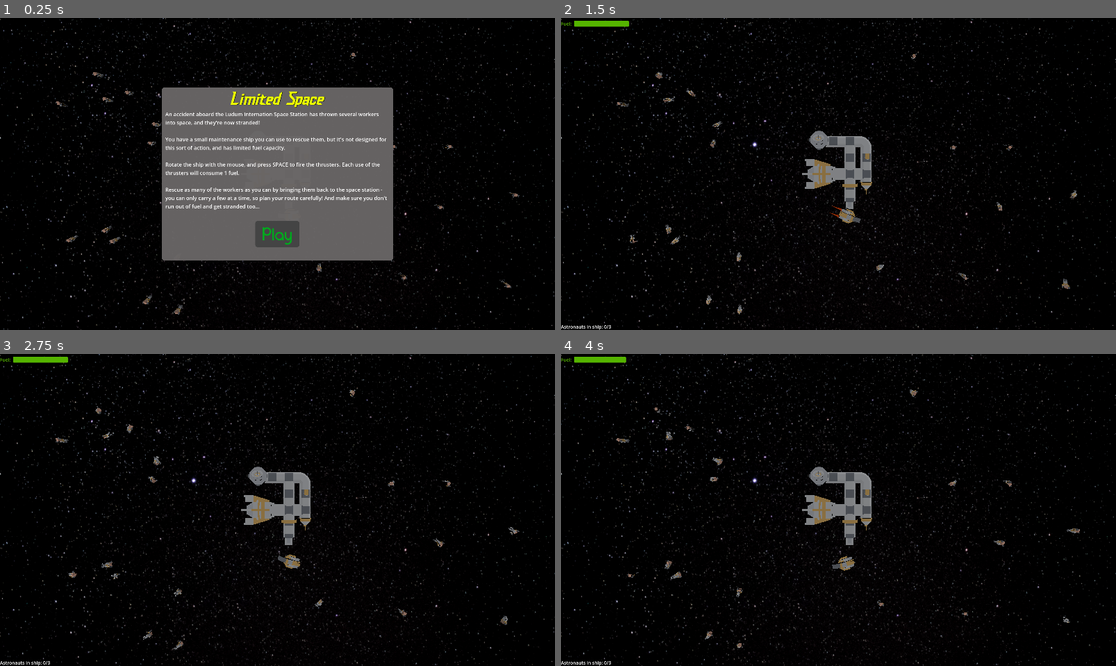
Above: before the commit, frames 1-4 (two rows, left to right).
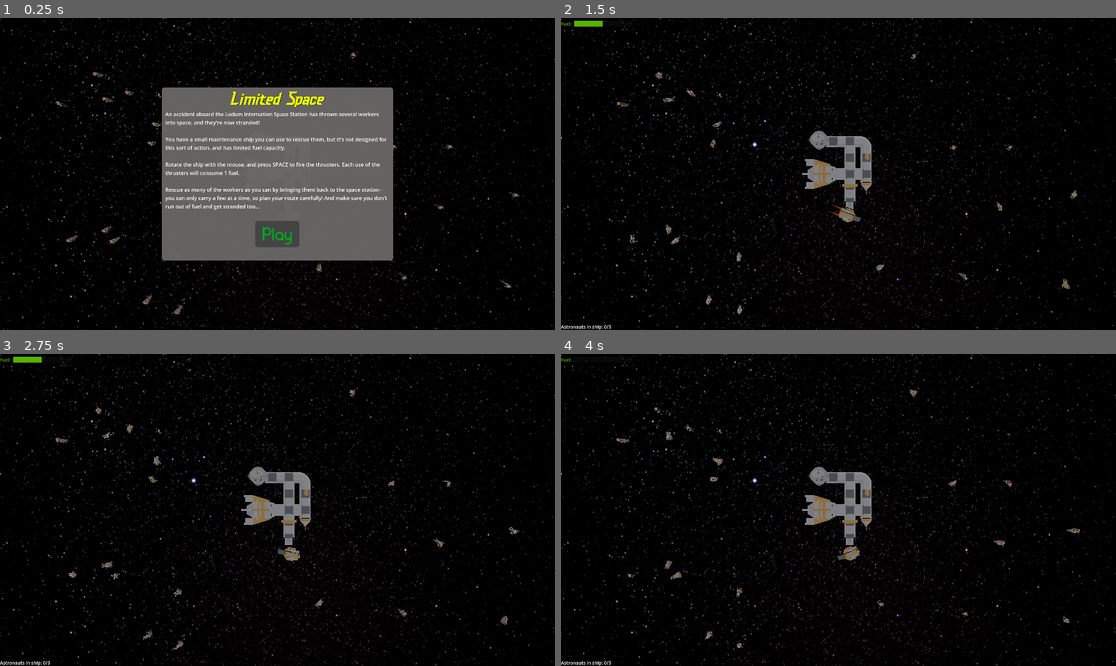
Above: after the commit, the same moments.

Repository: SiJiL82/limited-space
Game: Godot game, scene res://assets/Scenes/world.tscn
Two runs of this game, one before a commit and one after it. Both use one fixed random seed, a clock stepped at 60 frames per second and the inputs below.
Inputs (mouse positions are in pixels of both pictures, inside the frame that each line leads up to):
- Up to frame 1 (0.25 s): no input
- Up to frame 2 (1.5 s): click "Play" at 0.5 s; move the mouse to (960, 158) at 1.27 s; hold Space (thruster) from 1.28 s (still down)
- Up to frame 3 (2.75 s): move the mouse to (166, 525) at 2.02 s; release Space (thruster) at 2.03 s
- Up to frame 4 (4 s): move the mouse to (894, 441) at 2.77 s; hold Space (thruster) from 2.78 s (still down); move the mouse to (810, 572) at 3.52 s

The runs differ from the first frame. In frame 2, 0.2% of the frame differs, in the area x 7-55%, y 0-66%; in frame 3, 0.3%; in frame 4, 0.4%, in the area x 2-54%, y 0-70%.

Commit message:
Add losing mechanisms

Diff:
--- a/assets/Scenes/world.tscn
+++ b/assets/Scenes/world.tscn
@@ -9,12 +9,15 @@
 [ext_resource type="FontFile" uid="uid://bifu74iphowgq" path="res://assets/fonts/Dashhorizon-eZ5wg.otf" id="3_qi70f"]
 [ext_resource type="FontFile" uid="uid://by8pfvbuu5tgi" path="res://assets/fonts/Cartesian-0W5Oo.otf" id="4_ac5o1"]
 [ext_resource type="Script" path="res://scripts/Player.gd" id="4_wpgq8"]
+[ext_resource type="StyleBox" uid="uid://bfjhnulbioouc" path="res://assets/styles/infopanel.tres" id="5_48g4y"]
 [ext_resource type="PackedScene" uid="uid://cjo7e2pn2ld76" path="res://assets/meshes/craft_racer.glb" id="5_o38gu"]
 [ext_resource type="Script" path="res://scripts/PlayButton.gd" id="6_50lxo"]
 [ext_resource type="StyleBox" uid="uid://b7w0rwwnu4p5f" path="res://assets/styles/playbutton.tres" id="6_jl3e4"]
 [ext_resource type="Script" path="res://scripts/Engines.gd" id="6_qj61n"]
 [ext_resource type="Script" path="res://scripts/Fuel.gd" id="7_t456d"]
 [ext_resource type="PackedScene" uid="uid://b3htof6nno8ja" path="res://assets/meshes/space_station.glb" id="8_jqhqs"]
+[ext_resource type="Script" path="res://scripts/LosePanel.gd" id="11_ily60"]
+[ext_resource type="Script" path="res://scripts/PlayAgainButton.gd" id="12_4bssr"]
 [ext_resource type="Script" path="res://scripts/Storage.gd" id="15_cgb2n"]
 
 [sub_resource type="StyleBoxEmpty" id="StyleBoxEmpty_v2h0u"]
@@ -27,13 +30,6 @@
 corner_radius_bottom_left = 3
 
 [sub_resource type="LabelSettings" id="LabelSettings_bal5q"]
-
-[sub_resource type="StyleBoxFlat" id="StyleBoxFlat_b02f5"]
-bg_color = Color(0.411765, 0.4, 0.4, 0.960784)
-corner_radius_top_left = 10
-corner_radius_top_right = 10
-corner_radius_bottom_right = 10
-corner_radius_bottom_left = 10
 
 [sub_resource type="BoxShape3D" id="BoxShape3D_nx7s0"]
 
@@ -115,7 +111,7 @@
 offset_bottom = 20.0
 grow_horizontal = 2
 grow_vertical = 2
-theme_override_styles/panel = SubResource("StyleBoxFlat_b02f5")
+theme_override_styles/panel = ExtResource("5_48g4y")
 script = ExtResource("3_g5aw0")
 
 [node name="MarginContainer" type="MarginContainer" parent="UI/StartPanel"]
@@ -160,12 +156,12 @@
 layout_mode = 2
 size_flags_vertical = 3
 
-[node name="Button" type="Button" parent="UI/StartPanel/MarginContainer/VBoxContainer/VBoxContainer"]
+[node name="PlayButton" type="Button" parent="UI/StartPanel/MarginContainer/VBoxContainer/VBoxContainer"]
 layout_mode = 2
 size_flags_horizontal = 4
 size_flags_vertical = 6
 theme_override_colors/font_color = Color(0, 0.658824, 0.117647, 1)
-theme_override_colors/font_pressed_color = Color(0, 0.403673, 0.0559363, 1)
+theme_override_colors/font_pressed_color = Color(0, 0.403922, 0.054902, 1)
 theme_override_colors/font_hover_color = Color(0, 0.964706, 0.192157, 1)
 theme_override_fonts/font = ExtResource("4_ac5o1")
 theme_override_font_sizes/font_size = 64
@@ -177,6 +173,79 @@
 text = "Play"
 script = ExtResource("6_50lxo")
 
+[node name="LosePanel" type="Panel" parent="UI"]
+visible = false
+custom_minimum_size = Vector2(800, 600)
+anchors_preset = 8
+anchor_left = 0.5
+anchor_top = 0.5
+anchor_right = 0.5
+anchor_bottom = 0.5
+offset_left = -20.0
+offset_top = -20.0
+offset_right = 20.0
+offset_bottom = 20.0
+grow_horizontal = 2
+grow_vertical = 2
+theme_override_styles/panel = ExtResource("5_48g4y")
+script = ExtResource("11_ily60")
+
+[node name="MarginContainer" type="MarginContainer" parent="UI/LosePanel"]
+layout_mode = 1
+anchors_preset = 15
+anchor_right = 1.0
+anchor_bottom = 1.0
+grow_horizontal = 2
+grow_vertical = 2
+theme_override_constants/margin_left = 12
+theme_override_constants/margin_top = 12
+theme_override_constants/margin_right = 12
+theme_override_constants/margin_bottom = 12
+
+[node name="VBoxContainer" type="VBoxContainer" parent="UI/LosePanel/MarginContainer"]
+layout_mode = 2
+
+[node name="GameOverLabel" type="Label" parent="UI/LosePanel/MarginContainer/VBoxContainer"]
+layout_mode = 2
+theme_override_colors/font_color = Color(0.945098, 1, 0, 1)
+theme_override_colors/font_shadow_color = Color(0, 0, 0, 1)
+theme_override_fonts/font = ExtResource("3_qi70f")
+theme_override_font_sizes/font_size = 64
+text = "Game Over"
+horizontal_alignment = 1
+
+[node name="GameOverDescription" type="Label" parent="UI/LosePanel/MarginContainer/VBoxContainer"]
+layout_mode = 2
+size_flags_vertical = 6
+theme_override_font_sizes/font_size = 18
+text = "You ran out of fuel, and are stranded just like the workers you were trying to rescue.
+
+You hold onto the hope that someone will be able to come and rescue you before your oxygen runs out.
+
+Your colleagues won't be so lucky."
+autowrap_mode = 2
+
+[node name="VBoxContainer" type="VBoxContainer" parent="UI/LosePanel/MarginContainer/VBoxContainer"]
+layout_mode = 2
+size_flags_vertical = 3
+
+[node name="PlayAgainButton" type="Button" parent="UI/LosePanel/MarginContainer/VBoxContainer/VBoxContainer"]
+layout_mode = 2
+size_flags_horizontal = 4
+size_flags_vertical = 6
+theme_override_colors/font_color = Color(0, 0.658824, 0.117647, 1)
+theme_override_colors/font_pressed_color = Color(0, 0.403922, 0.054902, 1)
+theme_override_colors/font_hover_color = Color(0, 0.964706, 0.192157, 1)
+theme_override_fonts/font = ExtResource("4_ac5o1")
+theme_override_font_sizes/font_size = 64
+theme_override_styles/normal = ExtResource("6_jl3e4")
+theme_override_styles/hover = ExtResource("6_jl3e4")
+theme_override_styles/pressed = ExtResource("6_jl3e4")
+theme_override_styles/disabled = ExtResource("6_jl3e4")
+theme_override_styles/focus = ExtResource("6_jl3e4")
+text = "Play again"
+script = ExtResource("12_4bssr")
+
 [node name="Space" type="Sprite3D" parent="."]
 transform = Transform3D(10, 0, 0, 0, -4.37114e-07, 10, 0, -10, -4.37114e-07, -1.173, -5, -3.923)
 texture = ExtResource("3_gxbaj")
@@ -193,6 +262,7 @@
 gravity_scale = 0.0
 script = ExtResource("4_wpgq8")
 camera = NodePath("../Camera3D")
+thrust = 1
 rotate_speed = 0.08
 
 [node name="craft_racer" parent="Player" instance=ExtResource("5_o38gu")]
@@ -220,6 +290,7 @@
 
 [node name="Fuel" type="Node3D" parent="Player"]
 script = ExtResource("7_t456d")
+starting_fuel = 2
 
 [node name="Area3D" type="Area3D" parent="Player"]
 
--- /dev/null
+++ b/assets/styles/infopanel.tres
@@ -0,0 +1,8 @@
+[gd_resource type="StyleBoxFlat" format=3 uid="uid://bfjhnulbioouc"]
+
+[resource]
+bg_color = Color(0.411765, 0.4, 0.4, 0.960784)
+corner_radius_top_left = 10
+corner_radius_top_right = 10
+corner_radius_bottom_right = 10
+corner_radius_bottom_left = 10
--- /dev/null
+++ b/scripts/LosePanel.gd
@@ -0,0 +1,7 @@
+extends Panel
+
+
+# Called when the node enters the scene tree for the first time.
+func _ready():
+	Messenger.PLAYER_LOSTGAME.connect(func(): visible = true)
+	Messenger.LOSEPANEL_RESETGAME.connect(func(): visible = false)
--- a/scripts/Messenger.gd
+++ b/scripts/Messenger.gd
@@ -8,3 +8,4 @@
 signal ASTRONAUT_COLLIDED(_value)
 signal STORAGE_VALUECHANGED(_value)
 signal PLAYER_LOSTGAME()
+signal LOSEPANEL_RESETGAME()
--- /dev/null
+++ b/scripts/PlayAgainButton.gd
@@ -0,0 +1,4 @@
+extends Button
+
+func _pressed():
+	Messenger.LOSEPANEL_RESETGAME.emit()
--- a/scripts/PlayButton.gd
+++ b/scripts/PlayButton.gd
@@ -1,5 +1,4 @@
 extends Button
 
-# Called when the node enters the scene tree for the first time.
 func _pressed():
 	Messenger.STARTPANEL_STARTGAME.emit()
--- a/scripts/World.gd
+++ b/scripts/World.gd
@@ -9,8 +9,8 @@
 
 # Called when the node enters the scene tree for the first time.
 func _ready():
-	spawn_astronauts(num_astronauts)
-	position_player()
+	Messenger.LOSEPANEL_RESETGAME.connect(init_game)
+	init_game()
 
 func spawn_astronauts(astronauts_to_spawn):
 	for i in astronauts_to_spawn:
@@ -39,3 +39,12 @@
 func position_player():
 	player.position = player_spawn.position
 	player.rotate_object_local(Vector3(0, 1, 0), deg_to_rad(90))
+
+func remove_astronauts():
+	for astronaut in get_tree().get_nodes_in_group("Astronauts"):
+		astronaut.queue_free()
+
+func init_game():
+	remove_astronauts()
+	spawn_astronauts(num_astronauts)
+	position_player()
--- a/scripts/fuel.gd
+++ b/scripts/fuel.gd
@@ -1,9 +1,12 @@
 extends Node3D
 
-@export var fuel: int = 20
+@export var starting_fuel: int = 20
+var fuel
 
 func _ready():
+	reset_fuel()
 	Messenger.FUEL_MAXFUELSET.emit(fuel)
+	Messenger.LOSEPANEL_RESETGAME.connect(reset_fuel)
 
 # Called every frame. 'delta' is the elapsed time since the previous frame.
 func _process(_delta):
@@ -17,3 +20,6 @@
 	if fuel > 0:
 		return true
 	return false
+
+func reset_fuel():
+	fuel = starting_fuel
Not shown: 1 places in assets/Scenes/world.tscn that only renumber resources
